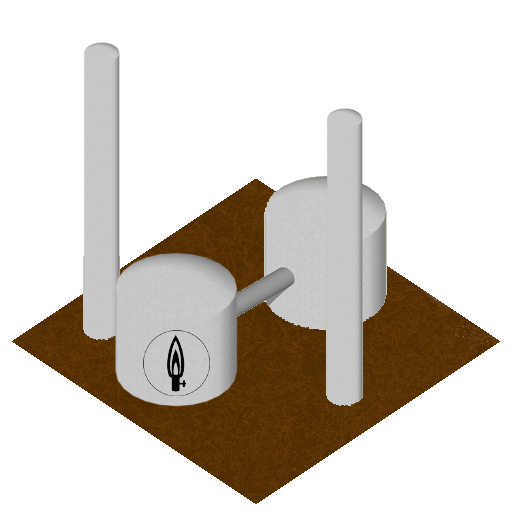
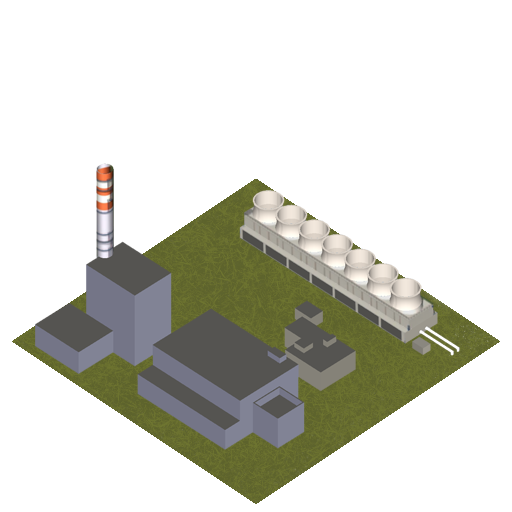
Before/after of a w=512, h=512 layered artwork. What changed in the layer stack:
removed layer "Layer 6" over left=143, top=330, right=210, bottom=396
removed layer "Layer 4" over left=325, top=108, right=364, bottom=407
removed layer "Layer 2" over left=115, top=252, right=238, bottom=407
removed layer "Layer 5" over left=121, top=164, right=392, bottom=378
showed "Layer 1", painted on it over left=35, top=163, right=460, bottom=450
removed layer "Layer 3" over left=82, top=42, right=121, bottom=341
painted on "ground" over left=12, top=179, right=500, bottom=504
